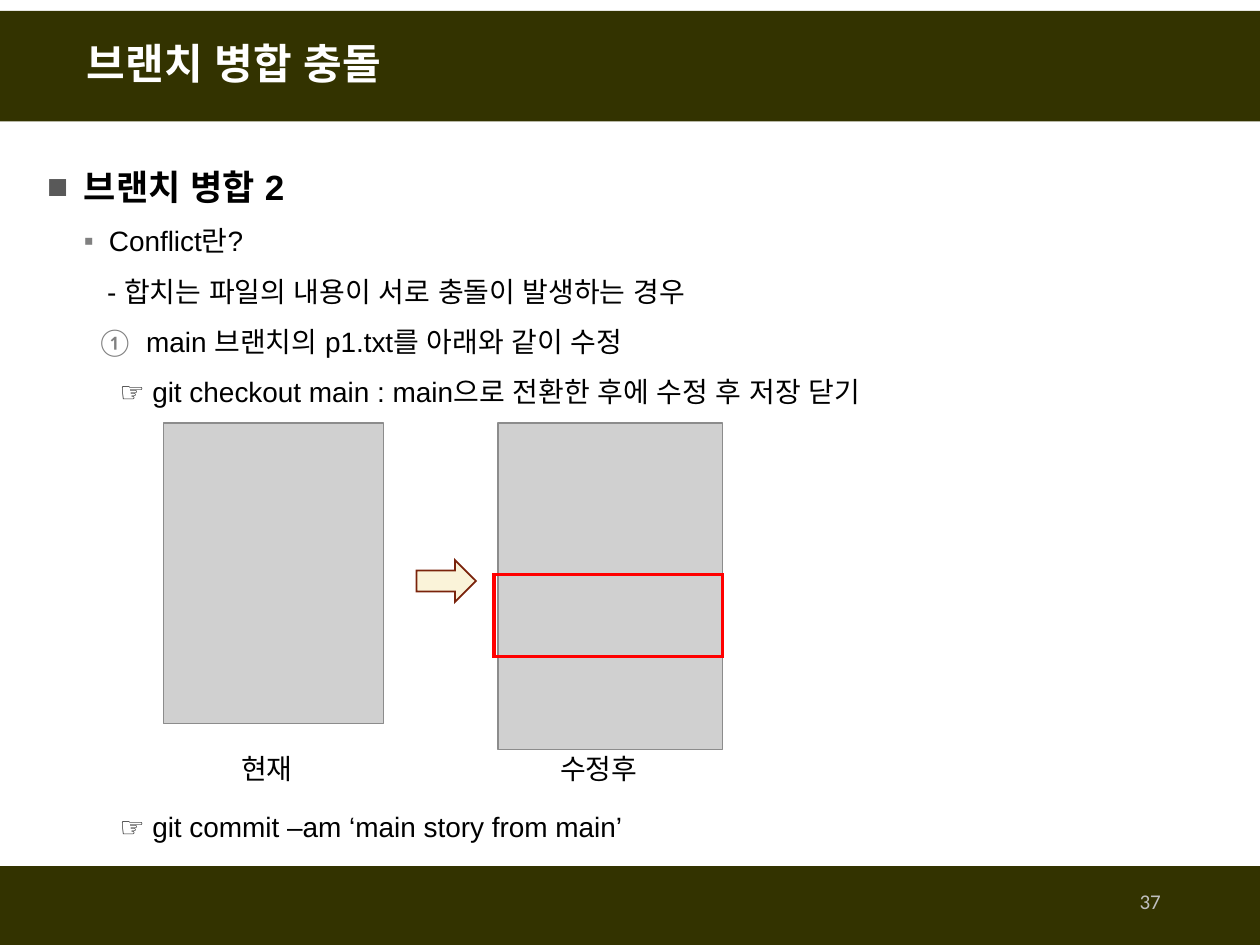
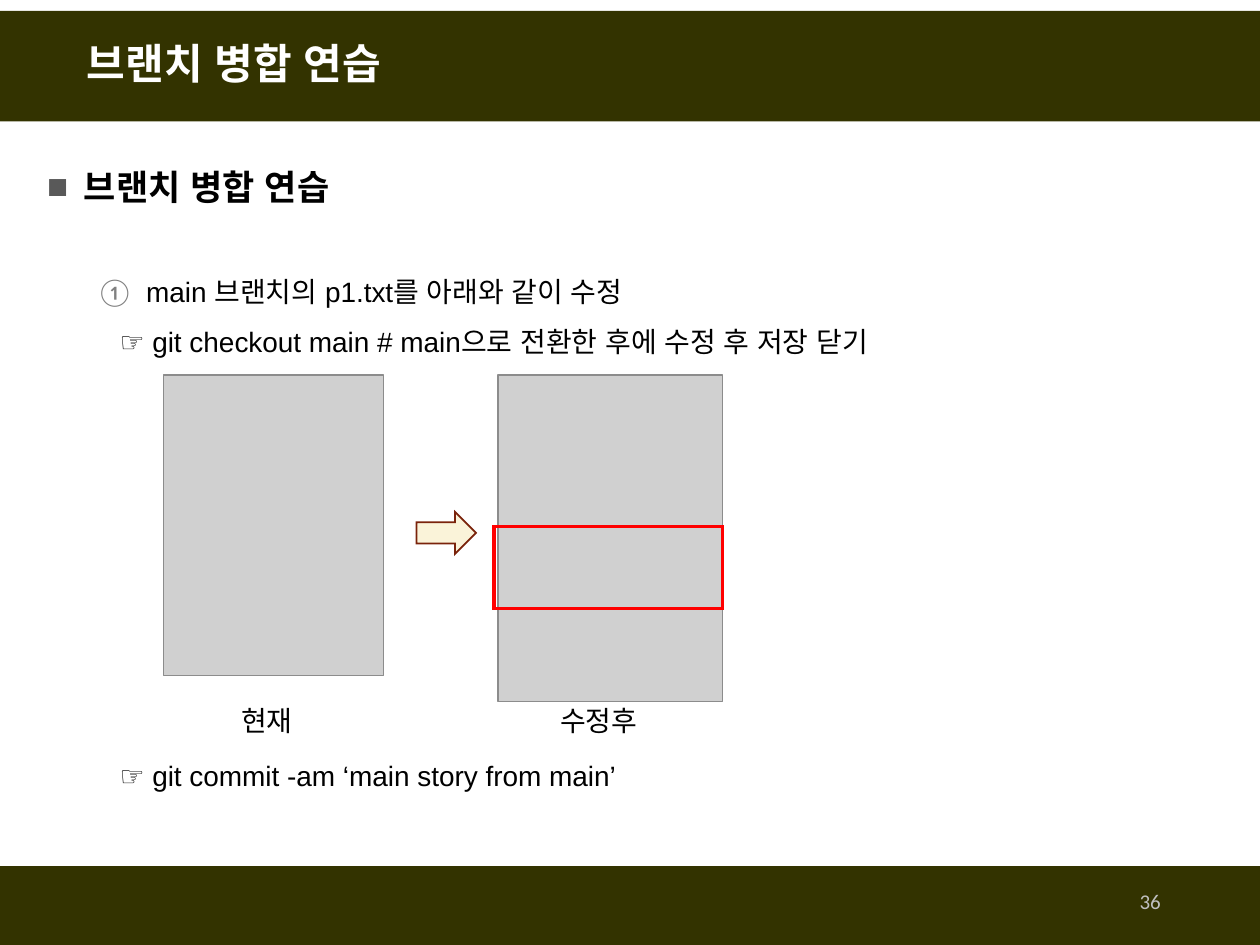
Before and after one commit to fasthill/github-lecture, a slide deck: slide 36 of git및github첫걸음-git사용하기.pptx (slide 37 before the commit). Drawn at 1260x945 pixels with LibreOffice and Linux fonts; fonts in the diff are those of the drawing; grey boxes stand for pictures. Boxes give left, top, right and bottom in pixels: in the first picture for what was removed or moved away, otherwise in the second. Text is boxed around its words. In the diff, an @@ line names an element or a change of style, - is before the commit and + after.

```diff
--- a/git및github첫걸음-git사용하기.pptx
+++ b/git및github첫걸음-git사용하기.pptx
@@ title at <box>87,43,381,83</box>: text changed @@
-브랜치 병합 충돌
+브랜치 병합 연습
@@ text at <box>84,170,330,203</box>: text changed; size 16 to 20 pt; bold on @@
-■ 브랜치 병합 2
-  ▪ Conflict란?
-  - 합치는 파일의 내용이 서로 충돌이 발생하는 경우
+■ 브랜치 병합 연습
@@ text at <box>152,328,867,792</box>: text changed @@
-  ☞ git checkout main : main으로 전환한 후에 수정 후 저장 닫기
-  ☞ git commit –am ‘main story from main’
+  ☞ git checkout main # main으로 전환한 후에 수정 후 저장 닫기
+  ☞ git commit -am ‘main story from main’
@@ right arrow: place and size @@
-right arrow at <box>417,559,476,601</box>
+right arrow at <box>417,512,476,553</box>
@@ 2 pictures, 2 texts, 1 rectangle: place and size @@
-2 pictures, 2 texts, 1 rectangle at <box>164,423,722,782</box>
+2 pictures, 2 texts, 1 rectangle at <box>164,375,722,734</box>
@@ page number at <box>1140,895,1161,909</box>: text changed @@
-37
+36
```
Also in this commit, not shown: 39 other slides changed, 2 slides added, 1 slide removed.
